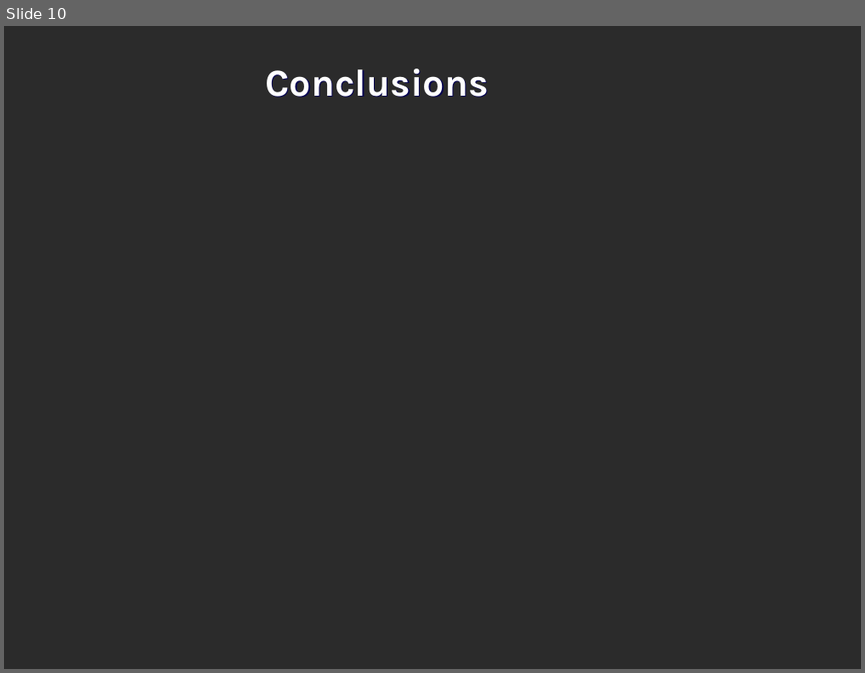
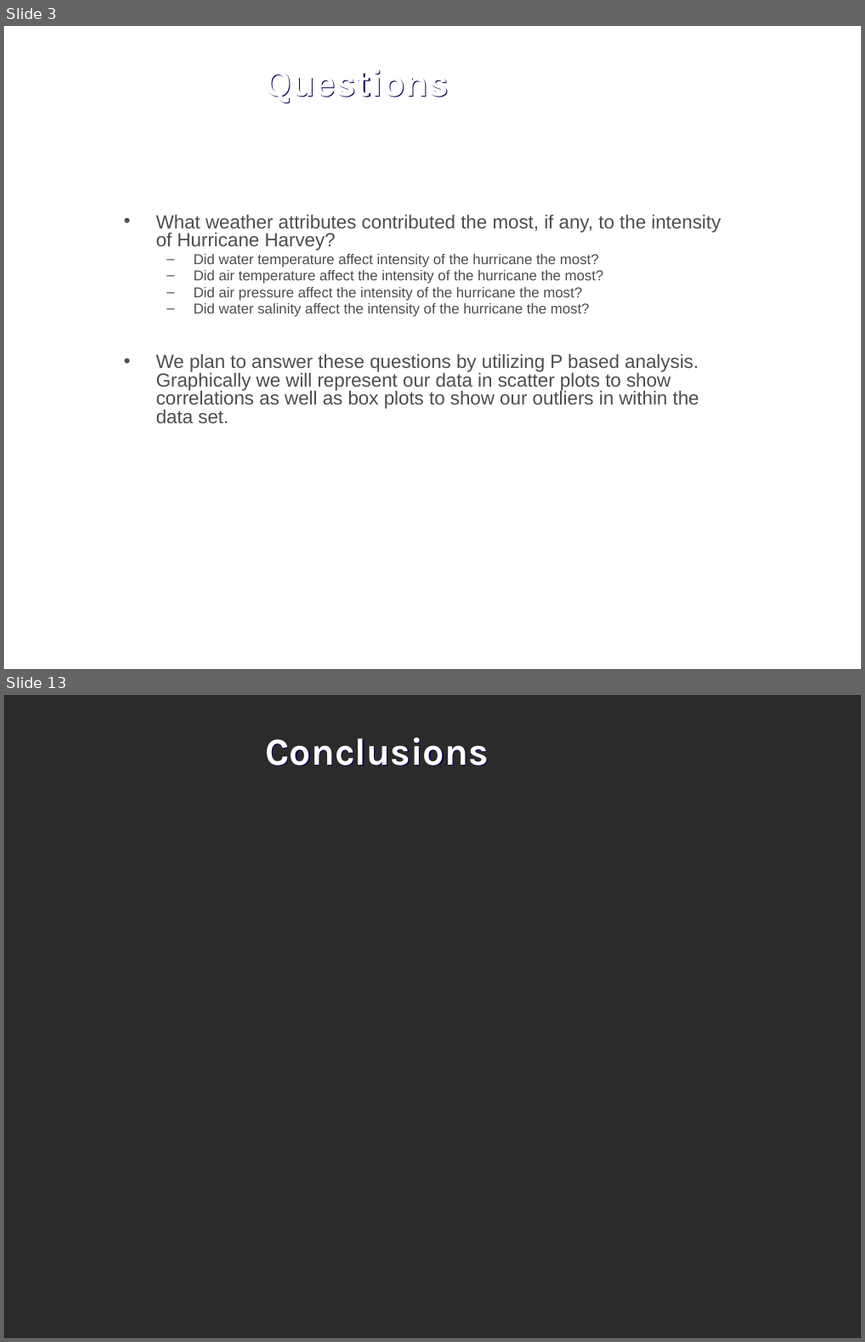
Before and after one commit to j1-aggie/Hurricane_Harvey_Analysis, a slide deck: Final Presentation.pptx. Shown one above the other, each under a label of ours: slide 10 before the commit, slides 3 and 13 after it; the slides between them are not shown. The pictures are 865x673 and 865x1342 pixels, drawn with LibreOffice and Linux fonts; fonts in the diff are those of the drawing; background and template pictures are left out; a plain dark background stands for a picture behind light text. Boxes give left, top, right and bottom in pixels: in the first picture for what was removed or moved away, otherwise in the second. Text is boxed around its words. In the diff, an @@ line names an element or a change of style, - is before the commit and + after.

```diff
--- a/Final Presentation.pptx
+++ b/Final Presentation.pptx
@@ slide 3 added at <box>4,26,861,669</box>, background picture (left out) @@
@@ title added at <box>266,70,449,103</box>, 32 pt, text #FFFFFF, bold @@
+Questions
@@ text added at <box>156,215,721,423</box>, 16 pt, text #4D4D4D @@
+• What weather attributes contributed the most, if any, to the intensity of Hurricane Harvey?
+  – Did water temperature affect intensity of the hurricane the most?
+  – Did air temperature affect the intensity of the hurricane the most?
+  – Did air pressure affect the intensity of the hurricane the most?
+  – Did water salinity affect the intensity of the hurricane the most?
+• We plan to answer these questions by utilizing P based analysis. Graphically we will represent our data in scatter plots to show correlations as well as box plots to show our outliers in within the data set.
@@ what was slide 10 is now slide 13 @@
```
Also in this commit, not shown: 10 slides changed, 2 other slides added, 1 slide removed, 17 other files.
